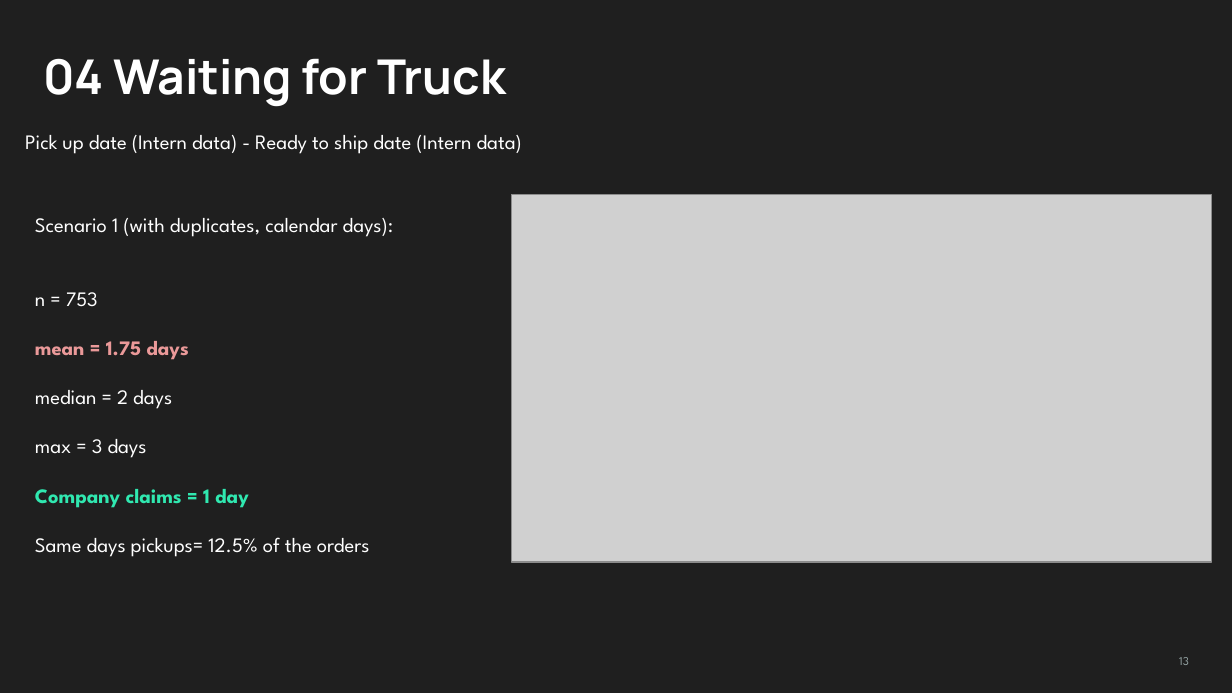
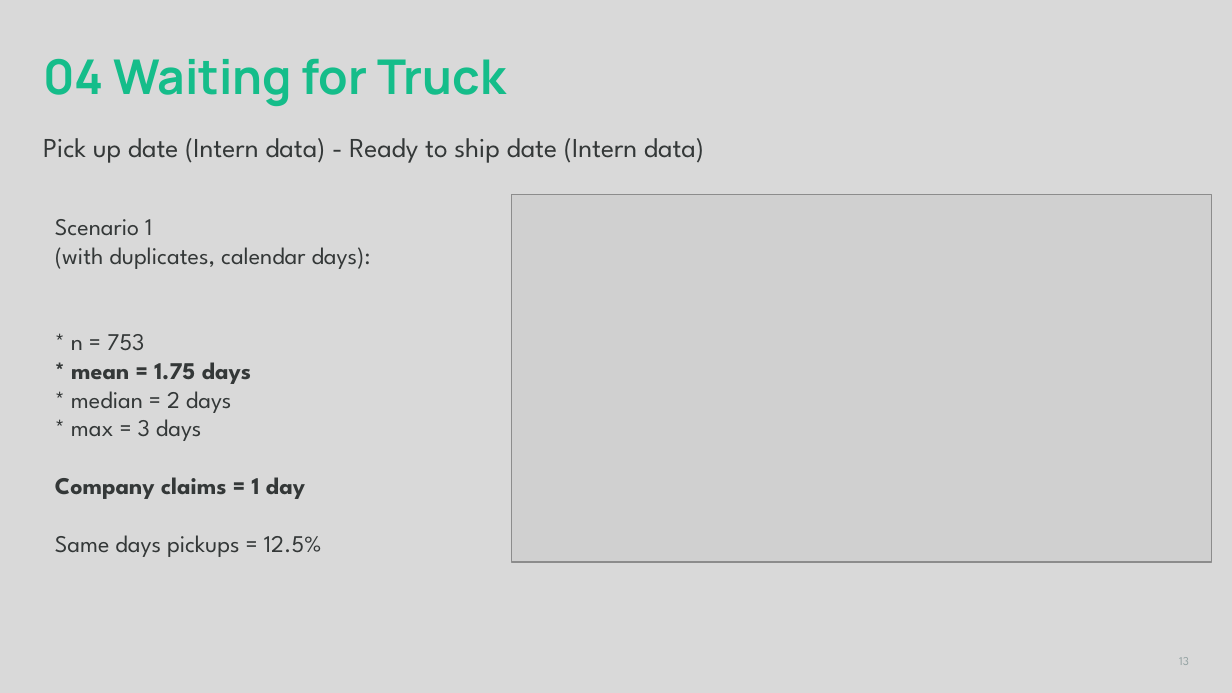
Before and after one commit to skibodaria/muesli-project, a slide deck: slide 13 of presentation/Muesli Delivery EDA.pptx. Drawn at 1232x693 pixels with LibreOffice and Linux fonts; fonts in the diff are those of the drawing; grey boxes stand for pictures. Boxes give left, top, right and bottom in pixels: in the first picture for what was removed or moved away, otherwise in the second. Text is boxed around its words. In the diff, an @@ line names an element or a change of style, - is before the commit and + after.

Commit message:
adding presentation in a new format

```diff
--- a/presentation/Muesli Delivery EDA.pptx
+++ b/presentation/Muesli Delivery EDA.pptx
@@ background #1F1F1F to #D9D9D9 @@
@@ title "04 Waiting for Truck" at [43, 58, 506, 106]: text colour #FFFFFF to #15BD8A @@
@@ text "Pick up date (Intern data) ...": place and size @@
-text "Pick up date (Intern data) ..." at [25, 135, 522, 154]
+text "Pick up date (Intern data) ..." at [43, 138, 704, 163]
@@ text "Pick up date (Intern data) ..." at [43, 138, 704, 163]: size 12 to 16 pt, text colour #FFFFFF to #343838 @@
@@ text "Scenario 1": place and size @@
-text "Scenario 1" at [35, 218, 393, 557]
+text "Scenario 1" at [55, 219, 371, 557]
@@ text at [55, 219, 371, 441]: text changed; size 12 to 14 pt; text colour #FFFFFF to #343838 @@
-Scenario 1 (with duplicates, calendar days):
-n = 753
-mean = 1.75 days
-median = 2 days
-max = 3 days
+Scenario 1
+(with duplicates, calendar days):
+* n = 753
+* mean = 1.75 days
+* median = 2 days
+* max = 3 days
@@ text at [55, 477, 305, 499]: size 12 to 14 pt, text colour #30E8B0 to #343838 in "Company claims = 1 day" @@
@@ text at [55, 535, 322, 557]: text changed; size 12 to 14 pt; text colour #FFFFFF to #343838 @@
-Same days pickups= 12.5% of the orders
+Same days pickups = 12.5%
```
Also in this commit, not shown: 24 other slides changed, 1 other file.
